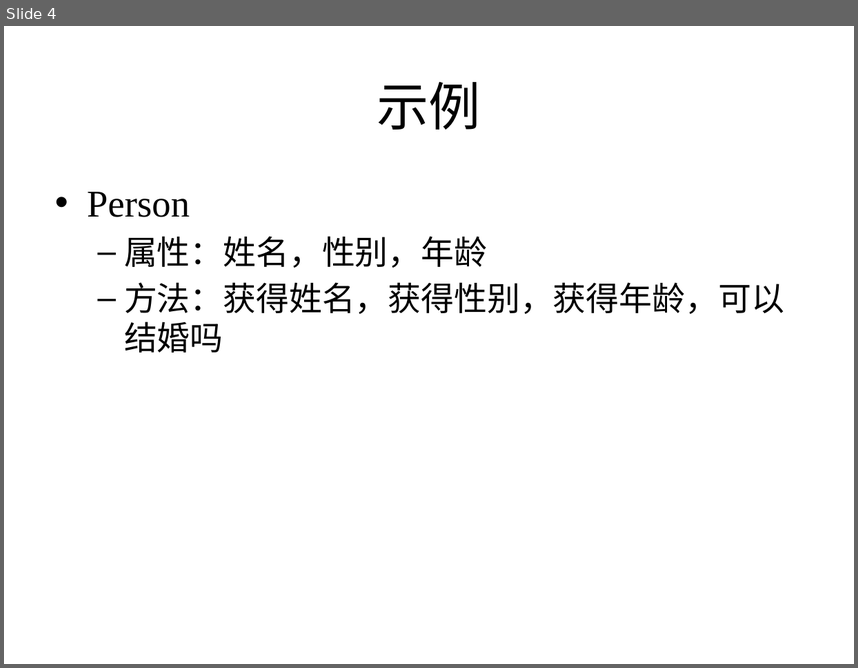
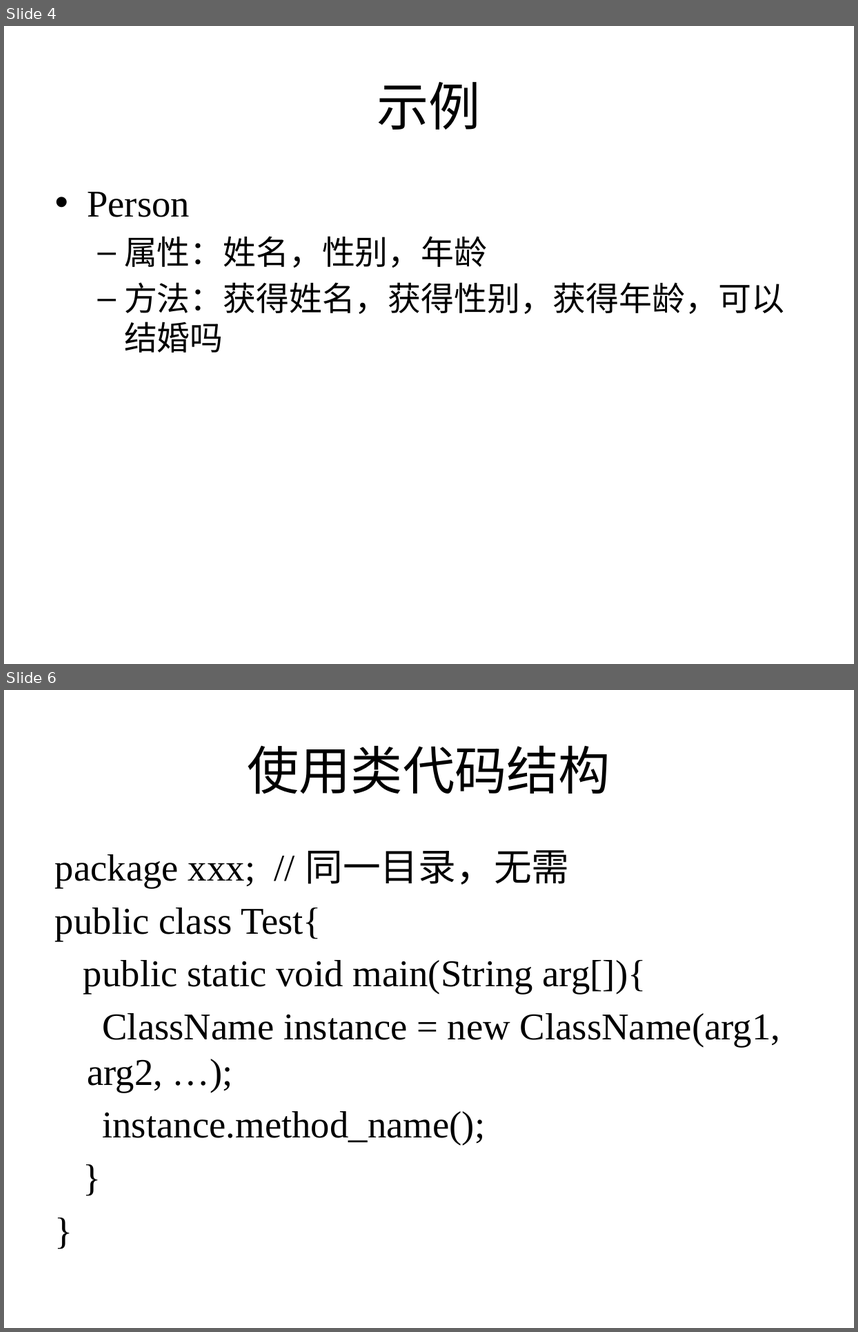
Before and after one commit to zhutao2015/JavaCourse, a slide deck: lesson3/class1.pptx. Shown one above the other, each under a label of ours: slide 4 before the commit, slides 4 and 6 after it; the slides between them are not shown. The pictures are 858x668 and 858x1332 pixels, drawn with LibreOffice and Linux fonts; fonts in the diff are those of the drawing. Boxes give left, top, right and bottom in pixels: in the first picture for what was removed or moved away, otherwise in the second. Text is boxed around its words. In the diff, an @@ line names an element or a change of style, - is before the commit and + after.

```diff
--- a/lesson3/class1.pptx
+++ b/lesson3/class1.pptx
@@ slide 6 added at box(4, 690, 854, 1328), background #FFFFFF @@
@@ title added at box(247, 745, 611, 794), 44 pt, text #000000 @@
+使用类代码结构
@@ text added at box(55, 850, 781, 1145), 32 pt, text #000000 @@
+package xxx; // 同一目录，无需
+public class Test{
+public static void main(String arg[]){
+ClassName instance = new ClassName(arg1, arg2, …);
+instance.method_name();
+}
+}
```
Also in this commit, not shown: 1 slide changed, 3 other slides added.
